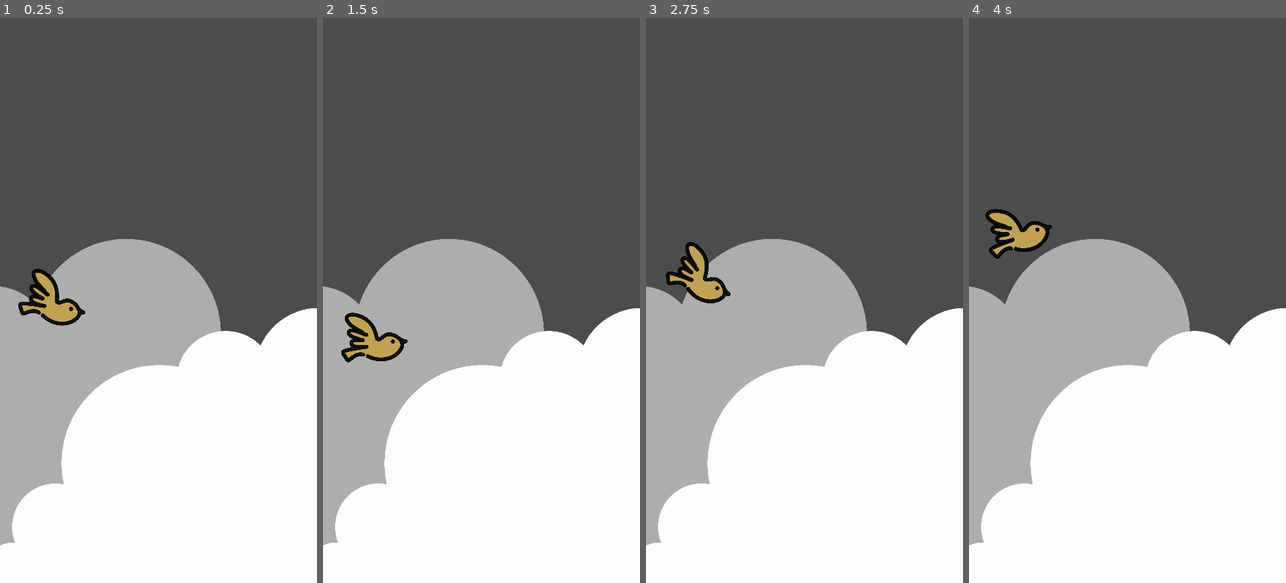
Above: before the commit, frames 1-4 (left to right).
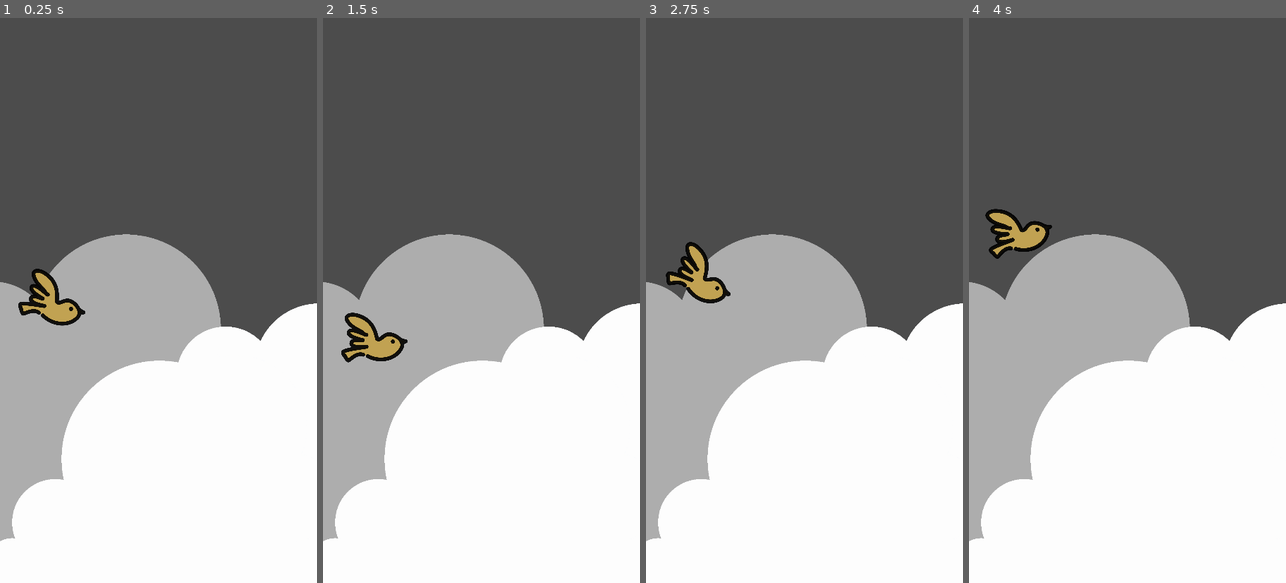
Above: after the commit, the same moments.

Repository: andersonbelli/FlappyDolly
Game: Godot game, scene res://scenes/main_scene.tscn
The game is run twice, just before and just after one commit, with the same random seed, the same clock (stepped at 60 frames per second) and the same inputs.
Inputs:
- Up to frame 1 (0.25 s): no input
- Up to frame 2 (1.5 s): tap Space (flap) at 0.77, 1.07 s
- Up to frame 3 (2.75 s): tap Space (flap) at 1.52, 1.82 s
- Up to frame 4 (4 s): tap Space (flap) at 3.02, 3.32, 3.77 s

The runs differ from the first frame. In frame 1, 1.4% of the frame differs, in the area x 0-100%, y 38-94%; in frame 2, 1.4%; in frame 3, 1.4%; in frame 4, 1.4%.

Commit message:
adding pipe

Diff:
--- /dev/null
+++ b/assets/obstacles/pipe.svg
@@ -0,0 +1,154 @@
+<?xml version="1.0" encoding="UTF-8" standalone="no"?>
+<!-- Uploaded to: SVG Repo, www.svgrepo.com, Generator: SVG Repo Mixer Tools -->
+
+<svg
+   fill="#000000"
+   height="800px"
+   width="800px"
+   version="1.1"
+   id="Layer_1"
+   viewBox="0 0 512 512"
+   xml:space="preserve"
+   sodipodi:docname="pipe.svg"
+   inkscape:version="1.3.2 (091e20e, 2023-11-25, custom)"
+   xmlns:inkscape="http://www.inkscape.org/namespaces/inkscape"
+   xmlns:sodipodi="http://sodipodi.sourceforge.net/DTD/sodipodi-0.dtd"
+   xmlns:xlink="http://www.w3.org/1999/xlink"
+   xmlns="http://www.w3.org/2000/svg"
+   xmlns:svg="http://www.w3.org/2000/svg"><defs
+   id="defs6"><linearGradient
+     id="linearGradient25"
+     inkscape:collect="always"><stop
+       style="stop-color:#008000;stop-opacity:1;"
+       offset="0"
+       id="stop25" /><stop
+       style="stop-color:#06ff52;stop-opacity:0.62352943;"
+       offset="1"
+       id="stop26" /></linearGradient><linearGradient
+     id="linearGradient21"
+     inkscape:collect="always"><stop
+       style="stop-color:#008000;stop-opacity:1;"
+       offset="0"
+       id="stop20" /><stop
+       style="stop-color:#06ff52;stop-opacity:0.62352943;"
+       offset="1"
+       id="stop21" /></linearGradient><linearGradient
+     id="linearGradient17"
+     inkscape:collect="always"><stop
+       style="stop-color:#008000;stop-opacity:1;"
+       offset="0"
+       id="stop17" /><stop
+       style="stop-color:#06ff52;stop-opacity:0.62352943;"
+       offset="1"
+       id="stop18" /></linearGradient><linearGradient
+     id="linearGradient6"
+     inkscape:collect="always"><stop
+       style="stop-color:#000000;stop-opacity:1;"
+       offset="0"
+       id="stop6" /><stop
+       style="stop-color:#000000;stop-opacity:0;"
+       offset="1"
+       id="stop7" /></linearGradient><linearGradient
+     inkscape:collect="always"
+     xlink:href="#linearGradient6"
+     id="linearGradient7"
+     x1="0"
+     y1="256.0005"
+     x2="512"
+     y2="256.0005"
+     gradientUnits="userSpaceOnUse" /><linearGradient
+     inkscape:collect="always"
+     xlink:href="#linearGradient17"
+     id="linearGradient19"
+     x1="193.10345"
+     y1="63.601532"
+     x2="606.89655"
+     y2="63.601532"
+     gradientUnits="userSpaceOnUse"
+     gradientTransform="matrix(0.67081485,0,0,0.8273171,-12.816348,-12.894496)" /><linearGradient
+     inkscape:collect="always"
+     xlink:href="#linearGradient21"
+     id="linearGradient20"
+     x1="193.12574"
+     y1="736.35736"
+     x2="606.87426"
+     y2="736.35736"
+     gradientUnits="userSpaceOnUse"
+     gradientTransform="matrix(0.67318875,0,0,0.87384036,-13.275504,-171.69966)" /><linearGradient
+     inkscape:collect="always"
+     xlink:href="#linearGradient25"
+     id="linearGradient26"
+     x1="249.80843"
+     y1="400.76628"
+     x2="550.19157"
+     y2="400.76628"
+     gradientUnits="userSpaceOnUse"
+     gradientTransform="matrix(0.68897961,0,0,0.67245069,-19.101415,-13.985991)" /></defs><sodipodi:namedview
+   id="namedview6"
+   pagecolor="#ffffff"
+   bordercolor="#000000"
+   borderopacity="0.25"
+   inkscape:showpageshadow="2"
+   inkscape:pageopacity="0.0"
+   inkscape:pagecheckerboard="0"
+   inkscape:deskcolor="#d1d1d1"
+   inkscape:zoom="0.6525"
+   inkscape:cx="400"
+   inkscape:cy="399.23372"
+   inkscape:window-width="1304"
+   inkscape:window-height="745"
+   inkscape:window-x="1358"
+   inkscape:window-y="-8"
+   inkscape:window-maximized="1"
+   inkscape:current-layer="Layer_1" />
+<path
+   style="fill:url(#linearGradient19);stroke-width:0.882896;stroke-linecap:round;stroke-linejoin:round"
+   d="m 118.32071,62.898519 c -1.28936,-2.270283 -1.60039,-6.829093 -1.60039,-23.4565 0,-18.947984 0.16842,-20.846259 2.05613,-23.174381 2.03521,-2.510027 3.42689,-2.535837 136.73314,-2.535837 133.30625,0 134.69793,0.02582 136.73314,2.535837 1.88771,2.328122 2.05614,4.226397 2.05614,23.174381 0,16.627407 -0.31105,21.186217 -1.6004,23.4565 l -1.6004,2.817957 H 255.50959 119.92111 Z"
+   id="path10" /><path
+   style="fill:url(#linearGradient20);fill-opacity:1;stroke-width:0.882897;stroke-linecap:round;stroke-linejoin:round"
+   d="m 118.78298,496.5706 c -1.89556,-2.46057 -2.06213,-4.44873 -2.04761,-24.44076 0.008,-11.96927 0.36633,-22.47792 0.79477,-23.35254 0.42844,-0.87463 2.07649,-2.23059 3.66234,-3.01324 4.0386,-1.99314 265.57643,-1.99314 269.61504,0 1.58585,0.78265 3.23389,2.13861 3.66234,3.01324 0.42844,0.87462 0.78608,11.38327 0.79478,23.35254 0.0145,19.99203 -0.15206,21.98019 -2.04763,24.44076 -2.0424,2.65117 -3.43901,2.67842 -137.21701,2.67842 -133.77799,0 -135.17461,-0.0273 -137.21702,-2.67842 z"
+   id="path11" /><path
+   style="display:inline;fill:url(#linearGradient26);stroke-width:0.882902;stroke-linecap:round;stroke-linejoin:round"
+   d="M 153.0115,255.50957 V 72.582372 H 256.49043 359.96935 V 255.50957 438.43677 H 256.49043 153.0115 Z"
+   id="path25" /><path
+   style="display:inline;fill:#ffffff;fill-opacity:1;stroke-width:0.882897;stroke-linecap:round;stroke-linejoin:round"
+   d="m 172.17206,239.30675 -3.46708,-2.96431 v -66.85383 -66.85383 l 2.91905,-2.655295 c 3.41454,-3.106009 6.8731,-3.955957 11.27802,-2.771597 5.45163,1.465791 6.51437,3.522202 7.43929,14.395102 1.00784,11.84753 1.0744,107.0163 0.0823,117.64424 -0.64055,6.86188 -0.97506,7.74957 -3.86906,10.26754 -4.46756,3.88708 -9.68101,3.81168 -14.3825,-0.20802 z"
+   id="path23" /><path
+   style="display:inline;fill:#ffffff;fill-opacity:1;stroke-width:0.882899;stroke-linecap:round;stroke-linejoin:round"
+   d="m 174.96109,285.50087 c -4.49548,-2.01268 -6.25611,-5.12927 -6.25611,-11.07434 0,-9.72982 4.74577,-15.02133 12.21532,-13.62003 1.88123,0.35292 4.75755,1.76679 6.39182,3.14194 2.684,2.25843 2.97141,3.05489 2.97141,8.23429 0,3.15371 -0.42168,6.84311 -0.93707,8.19867 -1.87529,4.93238 -9.07795,7.49566 -14.38537,5.11947 z"
+   id="path24" /><g
+   id="g2"
+   transform="rotate(90,256,256.0005)"
+   style="display:inline;fill:#000000;fill-opacity:1">
+	<g
+   id="g1"
+   style="fill:#000000;fill-opacity:1">
+		<path
+   d="m 486.038,102.894 h -29.275 c -14.316,0 -25.962,11.646 -25.962,25.962 v 9.894 H 81.719 v -9.894 c 0,-14.316 -11.647,-25.962 -25.963,-25.962 H 25.962 C 11.646,102.894 0,114.54 0,128.856 v 254.289 c 0,14.316 11.646,25.962 25.962,25.962 h 29.794 c 14.316,0 25.963,-11.646 25.963,-25.962 v -9.894 h 349.082 v 9.894 c 0,14.316 11.646,25.962 25.962,25.962 h 29.275 c 14.316,0 25.962,-11.646 25.962,-25.962 V 128.856 c 0,-14.316 -11.646,-25.962 -25.962,-25.962 z M 61.321,383.144 c 0,3.068 -2.496,5.564 -5.565,5.564 H 25.962 c -3.068,0 -5.564,-2.496 -5.564,-5.564 V 128.856 c 0,-3.068 2.496,-5.564 5.564,-5.564 h 29.794 c 3.069,0 5.565,2.496 5.565,5.564 z m 369.48,-30.292 H 81.719 V 159.148 h 349.082 z m 60.801,30.292 c 0,3.068 -2.496,5.564 -5.564,5.564 h -29.275 c -3.068,0 -5.564,-2.496 -5.564,-5.564 V 128.856 c 0,-3.068 2.496,-5.564 5.564,-5.564 h 29.275 c 3.068,0 5.564,2.496 5.564,5.564 z"
+   id="path1"
+   style="fill:#000000;fill-opacity:1" />
+	</g>
+</g>
+<g
+   id="g4"
+   transform="rotate(90,256,256.0005)"
+   style="display:inline">
+	<g
+   id="g3">
+		<path
+   d="m 277.306,319.593 h -5.196 c -5.632,0 -10.199,4.567 -10.199,10.199 0,5.632 4.567,10.199 10.199,10.199 h 5.196 c 5.632,0 10.199,-4.567 10.199,-10.199 0,-5.632 -4.567,-10.199 -10.199,-10.199 z"
+   id="path2" />
+	</g>
+</g>
+<g
+   id="g6"
+   transform="rotate(90,256,256.0005)"
+   style="display:inline">
+	<g
+   id="g5">
+		<path
+   d="m 232.615,319.593 h -123.68 c -5.632,0 -10.199,4.567 -10.199,10.199 0,5.632 4.567,10.199 10.199,10.199 h 123.681 c 5.632,0 10.199,-4.567 10.199,-10.199 0,-5.632 -4.567,-10.199 -10.2,-10.199 z"
+   id="path4" />
+	</g>
+</g>
+</svg>
--- a/scenes/main_scene.tscn
+++ b/scenes/main_scene.tscn
@@ -13,6 +13,7 @@
 metadata/_edit_lock_ = true
 
 [node name="CloudScene" parent="." instance=ExtResource("1_aiyfo")]
+position = Vector2(0, -15)
 
 [node name="BirdScene" parent="." instance=ExtResource("3_u1fkb")]
 position = Vector2(232, 955)
--- /dev/null
+++ b/scenes/pipe_scene.tscn
@@ -0,0 +1,14 @@
+[gd_scene load_steps=2 format=3 uid="uid://mq21yswxokgd"]
+
+[ext_resource type="Texture2D" uid="uid://c35gs0x1ucpou" path="res://assets/obstacles/pipe.svg" id="1_87isj"]
+
+[node name="PipeScene" type="Node2D"]
+
+[node name="Area2D" type="Area2D" parent="."]
+
+[node name="Pipe" type="Sprite2D" parent="Area2D"]
+position = Vector2(3, -1)
+texture = ExtResource("1_87isj")
+
+[node name="CollisionPolygon2D" type="CollisionPolygon2D" parent="Area2D"]
+polygon = PackedVector2Array(-227, -388, -227, -280, -179, -272, -183, 268, -235, 286, -227, 388, 233, 388, 233, 282, 185, 272, 185, -276, 235, -280, 231, -390)
--- a/scripts/bird.gd
+++ b/scripts/bird.gd
@@ -3,10 +3,6 @@
 
 const SPEED = 420.0
 const FLAP_FORCE = 300.0
-
-# Get the gravity from the project settings to be synced with RigidBody nodes.
-var gravity = ProjectSettings.get_setting("physics/2d/default_gravity")
-
 
 func _physics_process(delta):
 	# add gravity
Not shown, added: assets/obstacles/pipe.svg.import
